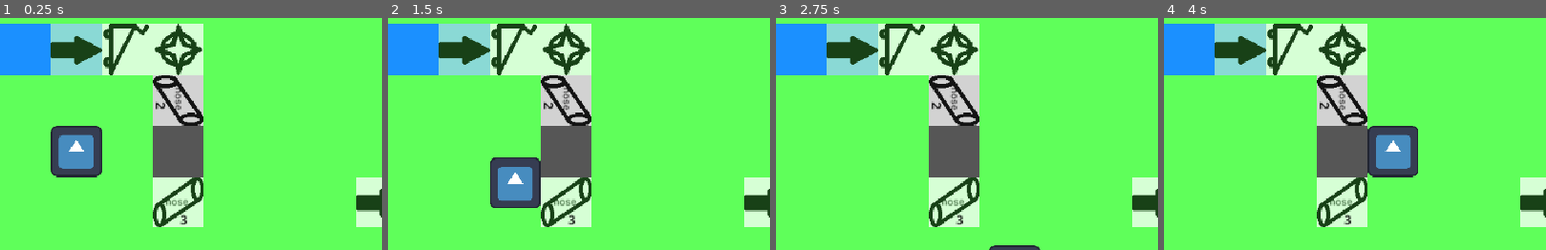
Above: before the commit, frames 1-4 (left to right).
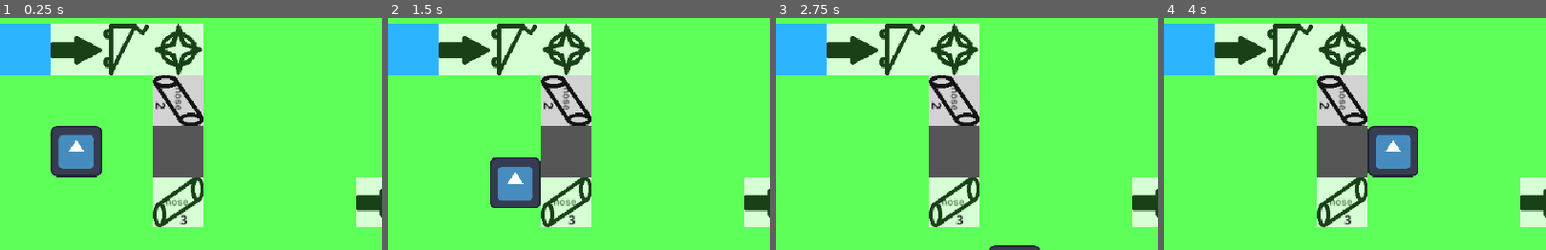
Above: after the commit, the same moments.

Repository: Anjellyrika/the-flower-factory
Game: Godot game, scene res://levels/level_1/level_1.tscn
The game is run twice, just before and just after one commit, with the same random seed, the same clock (stepped at 60 frames per second) and the same inputs. The engine's default icon, where the game draws it, is replaced by a stand-in: a white triangle on a blue panel in a dark square.
Inputs:
- Up to frame 1 (0.25 s): no input
- Up to frame 2 (1.5 s): tap Enter at 0.5 s; hold Right (Right) 0.53-1.28 s; hold E (interact) 0.53-1.28 s; tap Space at 1.25 s; hold Down (Down) from 1.28 s (still down); tap E (interact) at 1.35 s
- Up to frame 3 (2.75 s): release Down (Down) at 2.03 s; hold Right (Right) from 2.03 s (still down); hold E (interact) from 2.03 s (still down)
- Up to frame 4 (4 s): release Right (Right) at 2.78 s; release E (interact) at 2.78 s; hold Up (Up) 2.78-3.53 s; tap E (interact) at 2.85 s; hold Left (Left) from 3.53 s (still down); hold E (interact) from 3.53 s (still down)
The pictures show only the part of the screen within x 0-50%, y 0-50%; the shares and areas given below are measured in that part.

The runs differ from the first frame. In frame 1, 5.0% of the frame differs, in the area x 0-27%, y 2-25%; in frame 2, 5.0%; in frame 3, 5.0%; in frame 4, 5.0%.
Error after the commit: Cannot call method 'hide' on a null value. (res://levels/water_system.gd:19)

Commit message:
feat: connect Flower bloomed signal

Diff:
--- a/levels/water_system.gd
+++ b/levels/water_system.gd
@@ -10,11 +10,19 @@
 var _water_sources: Array[Channel] = []
 var _splashes: Dictionary[Vector2i, Node2D] = {}
 var _splash_parent: Node2D
+var _flowers: Array[Flower] = []
+
+@onready var _continue_button: Button = $Continue
 
 
 func _ready() -> void:
+	_continue_button.hide()
+	_continue_button.disabled = true
 	objects_layer.update_internals()
 	for object in objects_layer.get_children():
+		if object is Flower: # Record flower locations
+			_flowers.append(object)
+			object.bloomed.connect(_on_flower_bloomed)
 		if object is Channel: # Record channel locations
 			object.cell = objects_layer.local_to_map(objects_layer.to_local(object.global_position))
 			channels[object.cell] = object
@@ -27,6 +35,17 @@
 	_splash_parent.name = "Splashes"
 	objects_layer.add_child(_splash_parent)
 	update_water_flow()
+	_on_flower_bloomed()
+
+
+func _on_flower_bloomed() -> void:
+	if _flowers.is_empty():
+		return
+	for flower in _flowers:
+		if not flower.is_bloomed:
+			return
+	_continue_button.disabled = false
+	_continue_button.show()
 
 
 func update_water_flow() -> void:
--- a/objects/map_tiles/flower.gd
+++ b/objects/map_tiles/flower.gd
@@ -1,7 +1,7 @@
 ## Flowers must be connected to water to win the level.
 ## Input from any of four sides
+class_name Flower
 extends Channel
-# TODO: Make Flower class
 
 signal bloomed
 
